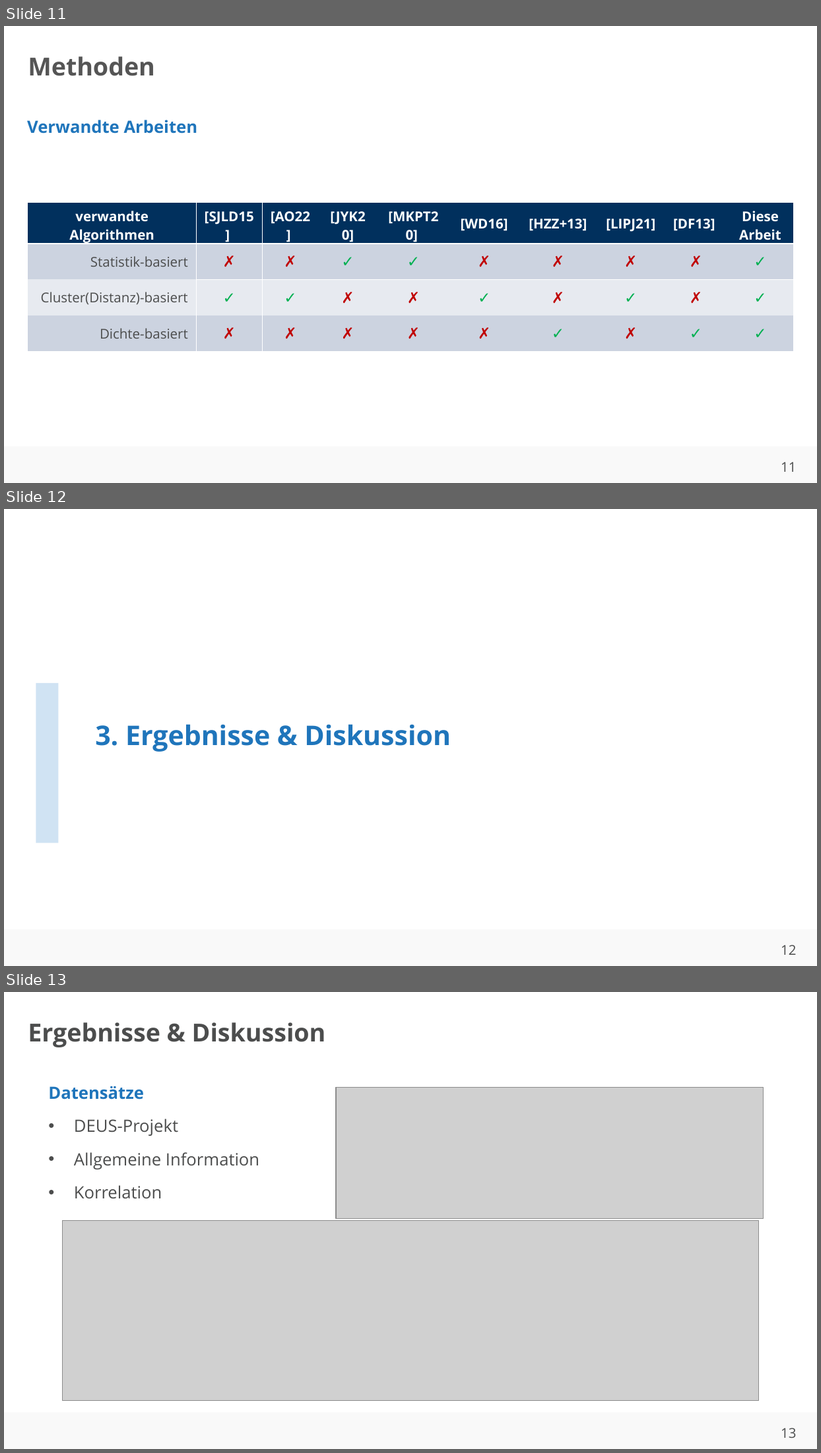
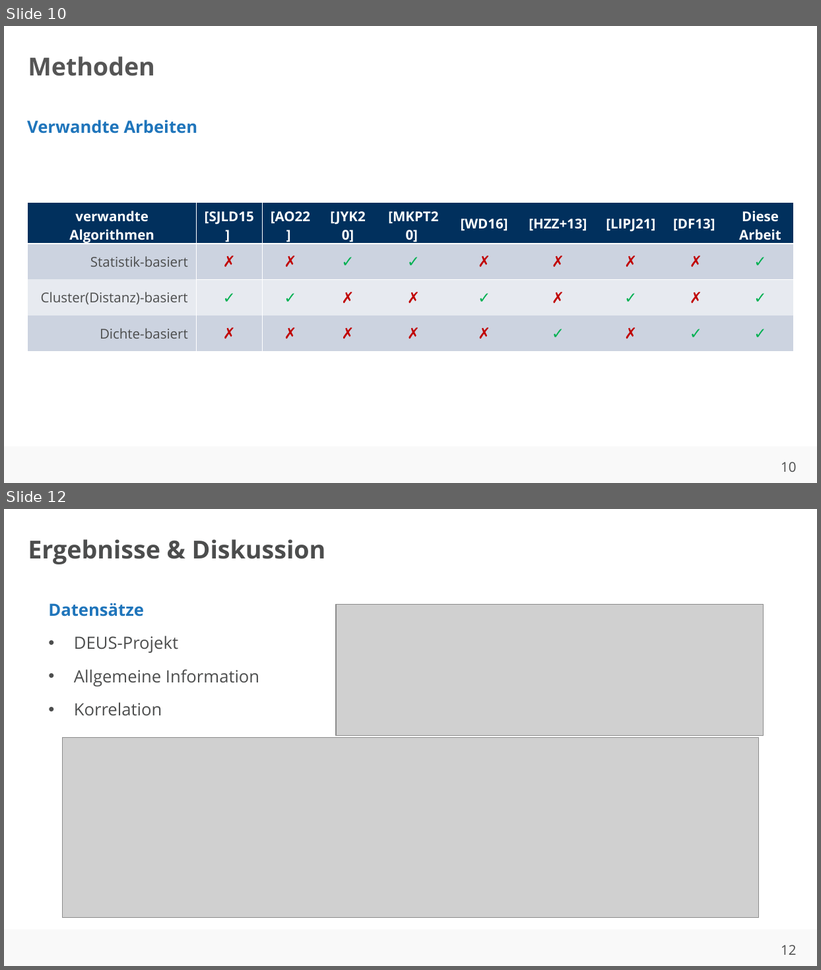
Before and after one commit to ahndavin/Abschlussarbeit_Bachelor, a slide deck: Kolloquium/Kolloquium.pptx. Shown one above the other, each under a label of ours: slides 11, 12 and 13 before the commit, slides 10 and 12 after it; the slides between them are not shown. The pictures are 821x1453 and 821x970 pixels, drawn with LibreOffice and Linux fonts; fonts in the diff are those of the drawing; grey boxes stand for pictures; background and template pictures are left out. Boxes give left, top, right and bottom in pixels: in the first picture for what was removed or moved away, otherwise in the second. Text is boxed around its words. In the diff, an @@ line names an element or a change of style, - is before the commit and + after.

```diff
--- a/Kolloquium/Kolloquium.pptx
+++ b/Kolloquium/Kolloquium.pptx
@@ slide 12 removed at [4, 509, 817, 966], background #FFFFFF; not listed: 2 template elements that a slide beside it also shows @@
@@ rectangle removed at [36, 683, 59, 843] @@
@@ rectangle removed at [720, 686, 816, 782] @@
@@ rectangle removed at [768, 697, 817, 748] @@
@@ title removed at [95, 724, 451, 752] @@
-3. Ergebnisse & Diskussion
@@ what was slide 11 is now slide 10 @@
@@ page number at [781, 462, 796, 472]: text changed @@
-11
+10
@@ what was slide 13 is now slide 12 @@
@@ page number at [781, 945, 796, 955]: text changed @@
-13
+12
```
Also in this commit, not shown: 5 slides changed, 5 slides added, 7 other slides removed.
